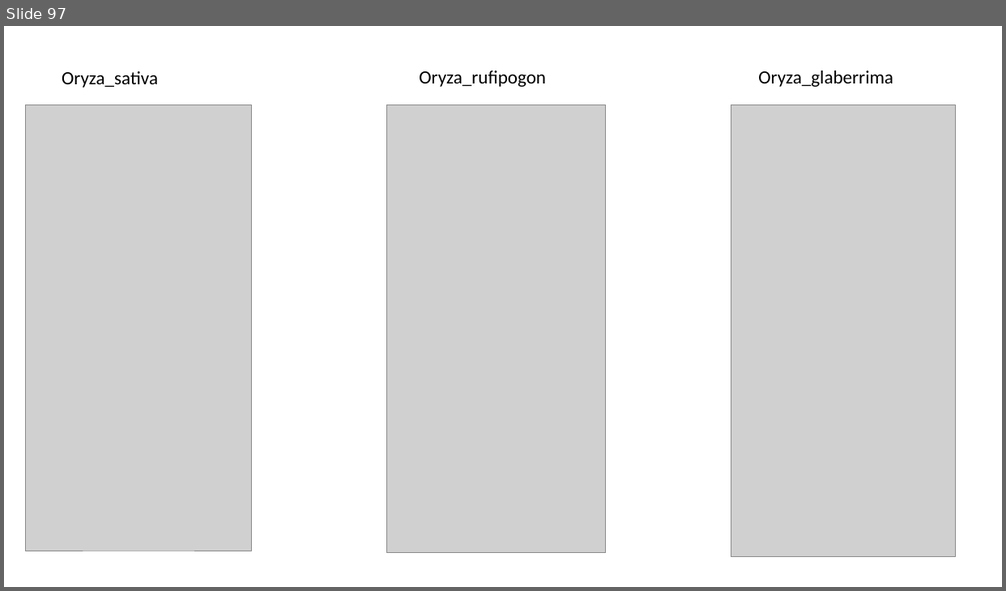
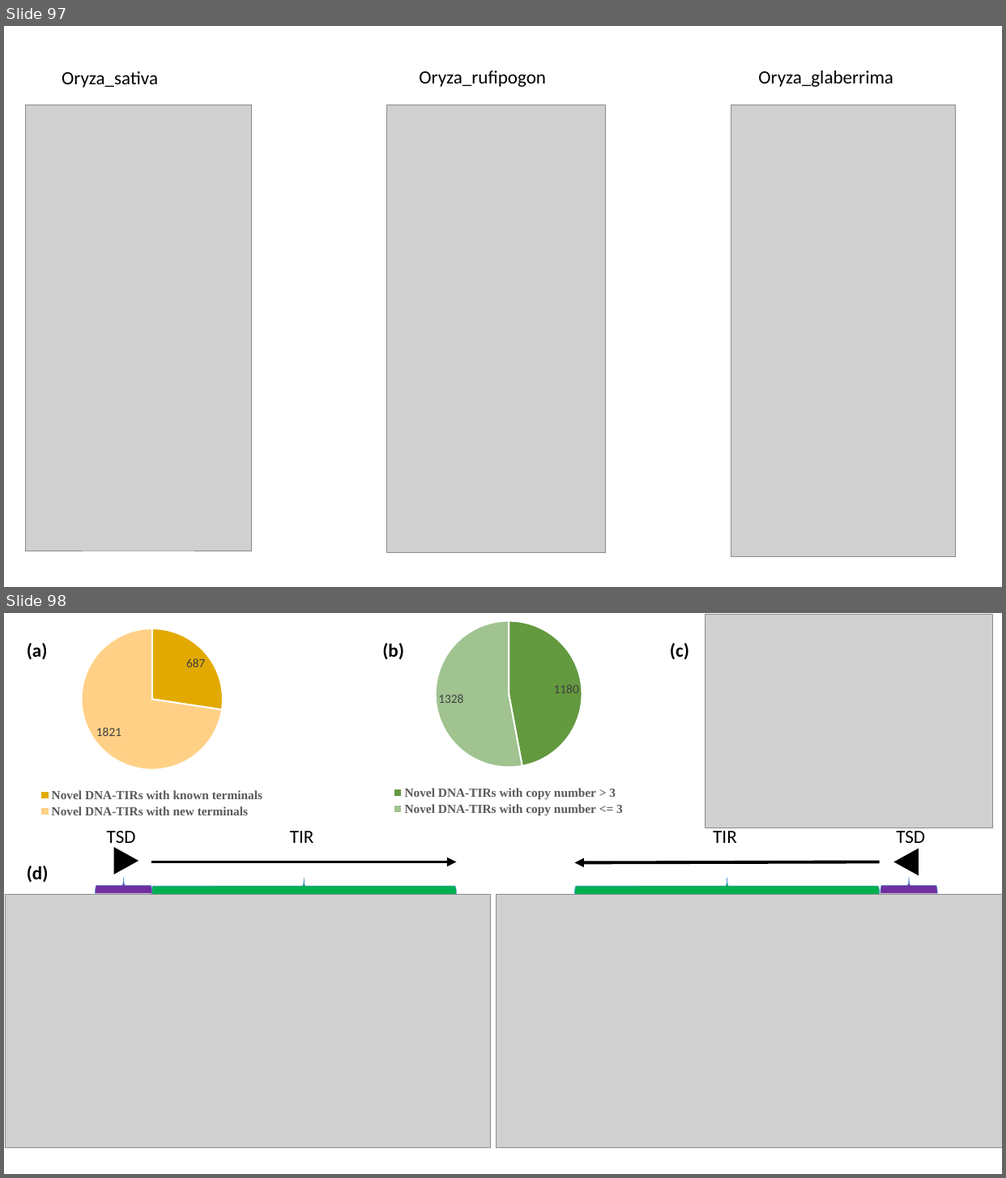
Before and after one commit to CSU-KangHu/HiTE, a slide deck: document/20220720_胡康_进展汇报 [自动保存的].pptx. Shown one above the other, each under a label of ours: slide 97 before the commit, slides 97 and 98 after it. The pictures are 1006x591 and 1006x1178 pixels, drawn with LibreOffice and Linux fonts; fonts in the diff are those of the drawing; grey boxes stand for pictures. Boxes give left, top, right and bottom in pixels: in the first picture for what was removed or moved away, otherwise in the second. Text is boxed around its words. In the diff, an @@ line names an element or a change of style, - is before the commit and + after.

```diff
--- a/document/20220720_胡康_进展汇报 [自动保存的].pptx
+++ b/document/20220720_胡康_进展汇报 [自动保存的].pptx
@@ slide 98 added at bbox=[4, 613, 1002, 1174], background #FFFFFF @@
@@ pie chart added at bbox=[5, 618, 299, 821] @@
+categories: Novel DNA-TIRs with known terminals, Novel DNA-TIRs with new terminals
+Series 1: 687, 1821
@@ pie chart added at bbox=[375, 613, 642, 819] @@
+categories: Novel DNA-TIRs with copy number > 3, Novel DNA-TIRs with copy number <= 3
+Series 1: 1180, 1328
@@ picture added at bbox=[705, 615, 993, 828] @@
@@ text added at bbox=[27, 643, 48, 660], 18 pt, text #000000, bold @@
+(a)
@@ text added at bbox=[382, 643, 404, 660], 18 pt, text #000000, bold @@
+(b)
@@ text added at bbox=[670, 643, 689, 660], 18 pt, text #000000, bold @@
+(c)
@@ text added at bbox=[107, 831, 136, 848], 18 pt, text #000000 @@
+TSD
@@ text added at bbox=[290, 831, 314, 843], 18 pt, text #000000 @@
+TIR
@@ text added at bbox=[713, 827, 737, 843], 18 pt, text #000000 @@
+TIR
@@ text added at bbox=[896, 828, 925, 849], 18 pt, text #000000 @@
+TSD
@@ triangle added at bbox=[114, 849, 138, 874], fill #000000, outline #000000 1 pt @@
@@ triangle added at bbox=[895, 850, 918, 875], fill #000000, outline #000000 1 pt @@
@@ text added at bbox=[27, 866, 49, 883], 18 pt, text #000000, bold @@
+(d)
@@ left brace added at bbox=[96, 877, 152, 894], fill #7030A0, outline #5B9BD5 0.5 pt @@
@@ arrow added from (151, 862) to (456, 862), #000000 3 pt @@
@@ left brace added at bbox=[152, 878, 457, 894], fill #00B050, outline #5B9BD5 0.5 pt @@
@@ arrow added from (880, 862) to (574, 863), #000000 3 pt @@
@@ left brace added at bbox=[575, 878, 880, 894], fill #00B050, outline #5B9BD5 0.5 pt @@
@@ left brace added at bbox=[880, 877, 938, 894], fill #7030A0, outline #5B9BD5 0.5 pt @@
@@ picture added at bbox=[5, 895, 490, 1148] @@
@@ picture added at bbox=[496, 895, 1002, 1148] @@
```
Also in this commit, not shown: 1 slide changed, 7 other files.
